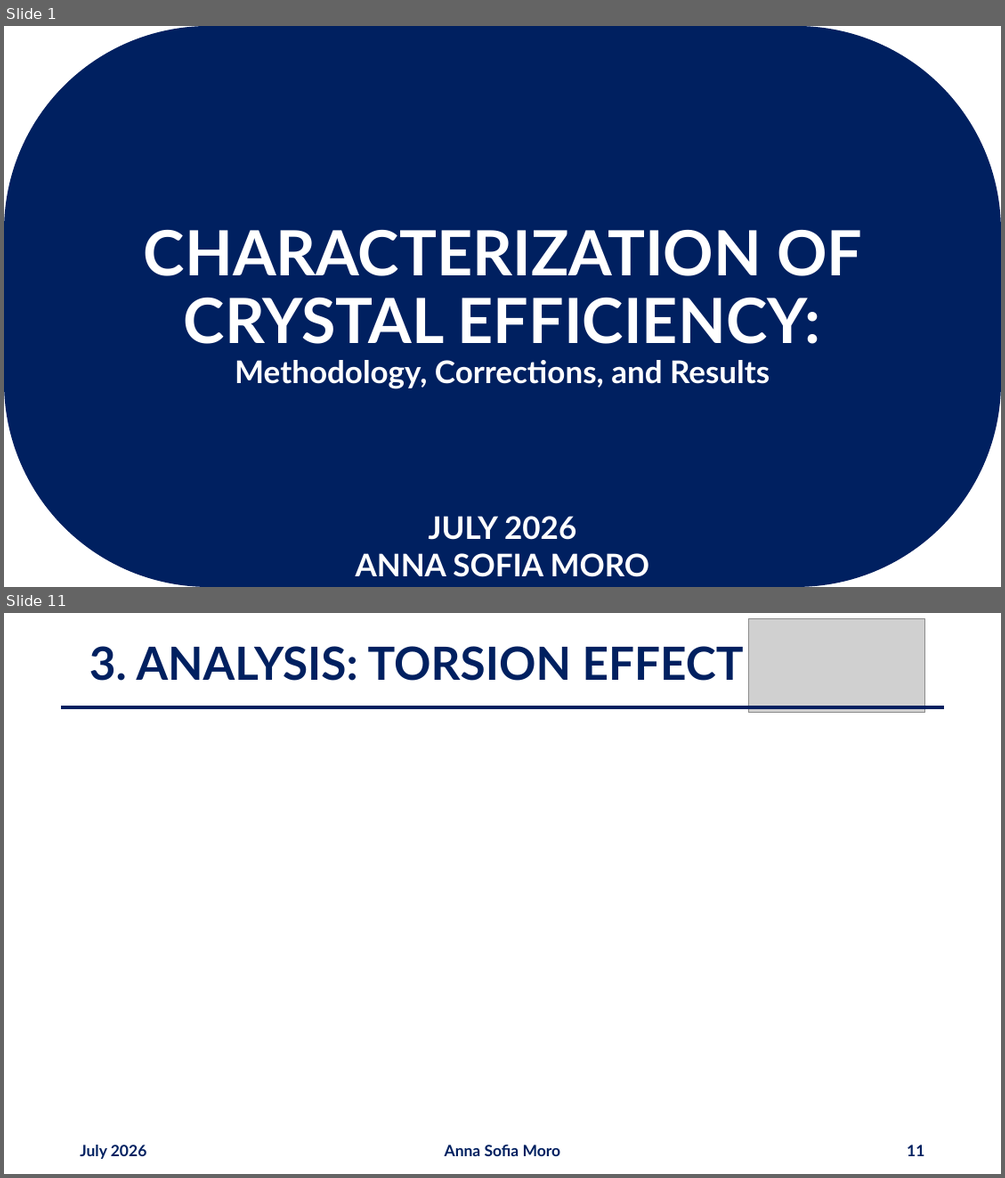
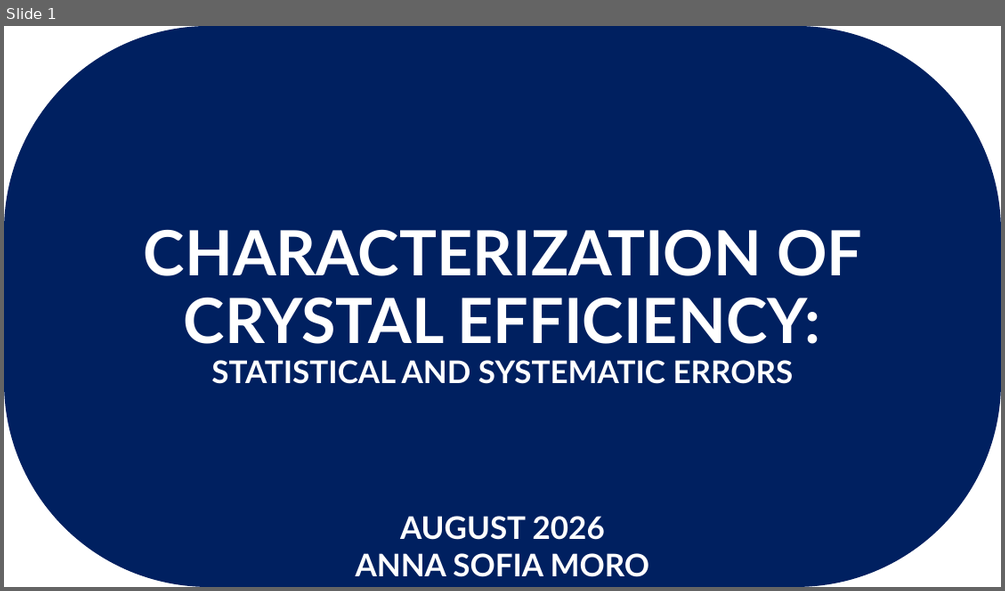
Before and after one commit to annaasofia/tesi, a slide deck: slides/week6.pptx. Shown one above the other, each under a label of ours: slides 1 and 11 before the commit, slide 1 after it; the slides between them are not shown. The pictures are 1005x1178 and 1005x591 pixels, drawn with LibreOffice and Linux fonts; fonts in the diff are those of the drawing; grey boxes stand for pictures. Boxes give left, top, right and bottom in pixels: in the first picture for what was removed or moved away, otherwise in the second. Text is boxed around its words. In the diff, an @@ line names an element or a change of style, - is before the commit and + after.

```diff
--- a/slides/week6.pptx
+++ b/slides/week6.pptx
@@ slide 11 removed at [4, 613, 1001, 1174], background #FFFFFF @@
@@ picture removed at [749, 619, 925, 714] @@
@@ title removed at [89, 646, 744, 681] @@
-3. ANALYSIS: TORSION EFFECT
@@ line removed from (61, 707) to (944, 707) @@
@@ text removed at [80, 1144, 147, 1159] @@
-July 2026
@@ text removed at [445, 1144, 561, 1156] @@
-Anna Sofia Moro
@@ page number removed at [906, 1144, 924, 1156] @@
-11
@@ slide 1 changed as well @@
@@ text in rounded rectangle at [211, 360, 793, 384]: text changed @@
-Methodology, Corrections, and Results
+STATISTICAL AND SYSTEMATIC ERRORS
@@ text at [400, 516, 605, 540]: text changed @@
-JULY 2026
+AUGUST 2026
```
Also in this commit, not shown: 7 other slides changed, 1 slide added, 20 other slides removed, 2 other files.
